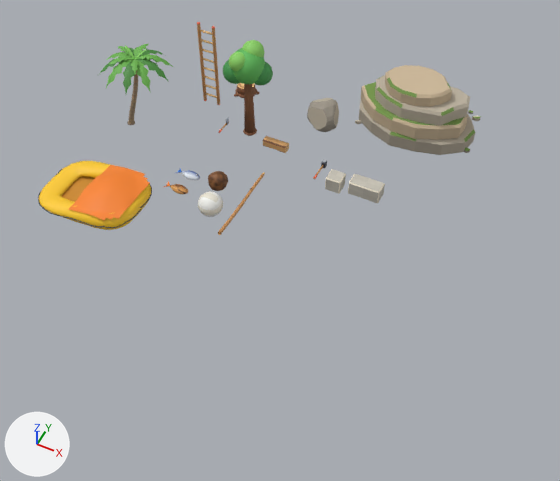
The Blender file art/props.blend: old version first, new version second.
One viewpoint serves both versions: a camera (50 mm lens) standing at (14.26, -25.28, 24.59) and looking at (4.47, -5.71, 0.13). Arrows for +X, +Y and +Z are at lower left; the lights stay in place. The first picture is the older version.

Names of what the first picture shows: 'Boulder', 'Brick', 'Ladder', 'Palm', 'Quarry', 'Raft', 'Tree' and 9 more.
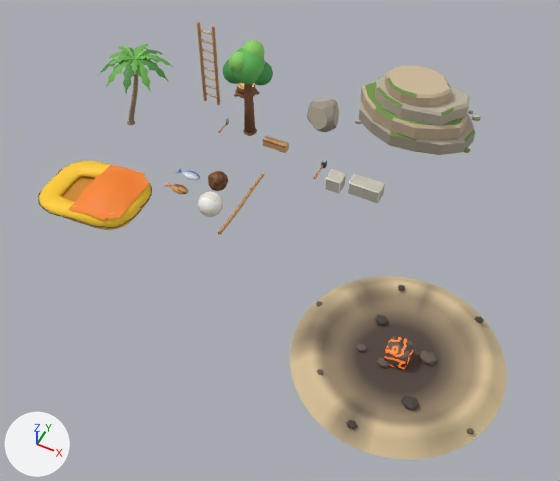
Where the change shows, as pixel boxes [x1, y1, x2, y2] in the pictures (560 x 481 px):
```json
{"object": "Crater", "change": "added", "after": [290, 276, 507, 459]}
{"object": "Meteor", "change": "added", "after": [384, 336, 414, 370], "on screen": "orange", "faces in mat_rock_vc": [384, 336, 414, 370], "faces in mat_ember (orange #ff6614, glowing orange #ff6614)": [385, 337, 413, 370]}
```

The change, as JSON lines over the scene's bpy script:
```json
{"op": "add", "block": "mat_ember", "code": ["mat_ember = principled_material('ember')", "mat_ember.base_color = (1.0, 0.133, 0.00719)  # orange #ff6614", "mat_ember.roughness = 0.6", "mat_ember.emission_color = (1.0, 0.133, 0.00719)  # orange #ff6614", "mat_ember.emission_strength = 1.2"]}
{"op": "add", "block": "me_crater", "code": ["me_crater = bpy.data.meshes.new('Crater')", "me_crater.from_pydata(...)  # 763 vertices, 846 faces; spans x -4.0..4.0, y -4.0..4.0, z -0.04..0.62", "# faces by material slot: [2, 844]", "me_crater.materials.append(mat_bounds)  # white #e7e7e7", "me_crater.materials.append(mat_rock_vc)"]}
{"op": "add", "block": "me_meteor", "code": ["me_meteor = bpy.data.meshes.new('Meteor')", "me_meteor.from_pydata(...)  # 648 vertices, 1282 faces; spans x -0.5..0.5, y -0.5..0.5, z -0.5..0.5", "# faces by material slot: [2, 890, 390]", "me_meteor.materials.append(mat_bounds)  # white #e7e7e7", "me_meteor.materials.append(mat_rock_vc)", "me_meteor.materials.append(mat_ember)  # orange #ff6614, glowing orange #ff6614"]}
{"op": "add", "block": "ob_crater", "code": ["ob_crater = bpy.data.objects.new('Crater', me_crater)", "ob_crater.location = (11.0, -9.0, 0.04)"]}
{"op": "add", "block": "ob_meteor", "code": ["ob_meteor = bpy.data.objects.new('Meteor', me_meteor)", "ob_meteor.location = (11.0, -9.0, 0.5)"]}
```
